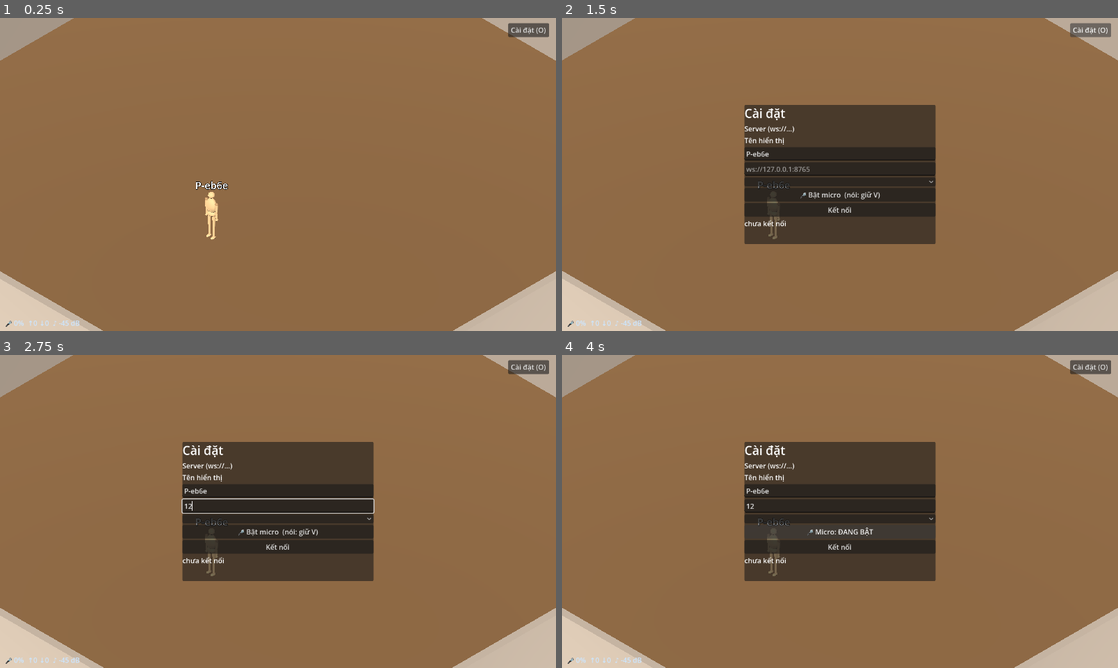
Above: before the commit, frames 1-4 (two rows, left to right).
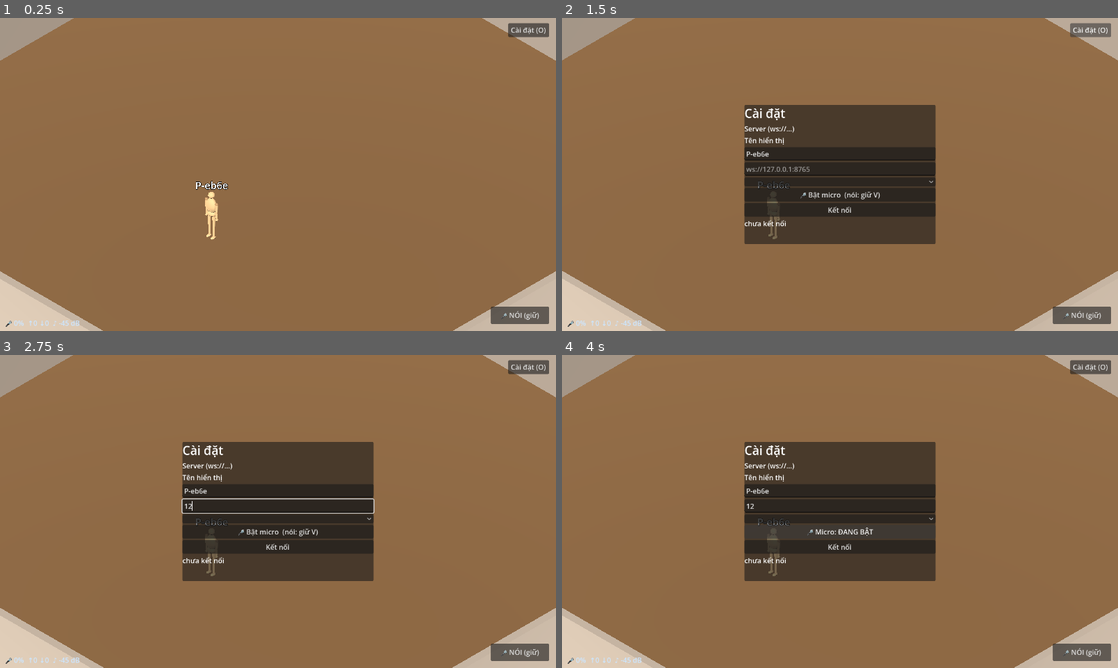
Above: after the commit, the same moments.

Repository: hieubqdsm/crime-in-clock-tower
Game: Godot game, scene res://scenes/main/Main.tscn
Same seed, same stepped clock (60 frames per second), same inputs: the game is played once before the commit and once after it.
Inputs (mouse positions are in pixels of both pictures, inside the frame that each line leads up to):
- Up to frame 1 (0.25 s): no input
- Up to frame 2 (1.5 s): click (1084, 315) at 0.5 s, where only the run after the commit has a clickable "🎤 NÓI (giữ)"; click "Cài đặt (O)" at 1.25 s
- Up to frame 3 (2.75 s): click (278, 505) at 2.02 s; type "12" at 2.1 s
- Up to frame 4 (4 s): click "🎤 Bật micro (nói: giữ V)" at 2.75 s; click "🎤 Micro: ĐANG BẬT" at 3.5 s

The runs differ from the first frame. In frame 1, 0.6% of the frame differs, in the area x 88-99%, y 92-98%; in frame 2, 0.6%; in frame 3, 0.6%; in frame 4, 0.6%.
Error in both runs: Invalid call. Nonexistent function 'get_frames' in base 'AudioEffectCapture'. (res://scenes/net/voice_capture.gd:283)

Commit message:
F-004: on-screen hold-to-talk button (bottom-right, mirrors V key) — mouse hold + V both gate transmit

Diff:
--- a/scenes/main/OptionsUI.tscn
+++ b/scenes/main/OptionsUI.tscn
@@ -17,6 +17,18 @@
 offset_right = -16.0
 offset_bottom = 44.0
 text = "Cài đặt (O)"
+
+[node name="TalkBtn" type="Button" parent="."]
+anchors_preset = 3
+anchor_left = 1.0
+anchor_top = 1.0
+anchor_right = 1.0
+anchor_bottom = 1.0
+offset_left = -150.0
+offset_top = -56.0
+offset_right = -16.0
+offset_bottom = -16.0
+text = "🎤 NÓI (giữ)"
 
 [node name="Panel" type="PanelContainer" parent="."]
 anchors_preset = 8
@@ -76,5 +88,7 @@
 
 [connection signal="pressed" from="Panel/VBox/ConnectBtn" to="." method="_on_connect_pressed"]
 [connection signal="pressed" from="GearBtn" to="." method="_on_gear_pressed"]
+[connection signal="button_down" from="TalkBtn" to="." method="_on_talk_down"]
+[connection signal="button_up" from="TalkBtn" to="." method="_on_talk_up"]
 [connection signal="pressed" from="Panel/VBox/MicBtn" to="." method="_on_mic_pressed"]
 [connection signal="item_selected" from="Panel/VBox/MicOption" to="." method="_on_mic_option_selected"]
--- a/scenes/main/main.gd
+++ b/scenes/main/main.gd
@@ -39,6 +39,7 @@
 	_options.mic_toggle_requested.connect(_on_mic_toggle)
 	_options.disconnect_requested.connect(_on_disconnect)
 	_options.mic_selected.connect(_on_mic_selected)
+	_options.talk_held.connect(_on_talk_held)
 
 
 func _process(_delta: float) -> void:
@@ -113,8 +114,12 @@
 	(_remote_players[id].get_node("NameLabel") as Label3D).text = pname
 
 
+func _on_talk_held(held: bool) -> void:
+	_talk_held = held
+
+
 func _on_voice_captured(pcm: PackedByteArray) -> void:
-	if _net.connected and Input.is_physical_key_pressed(KEY_V):
+	if _net.connected and (_talk_held or Input.is_physical_key_pressed(KEY_V)):
 		_net.send_voice(pcm)
 
 
@@ -126,6 +131,7 @@
 
 
 var _mic_ids: Array = []
+var _talk_held := false
 
 
 func _on_mic_selected(index: int) -> void:
--- a/scenes/main/options_ui.gd
+++ b/scenes/main/options_ui.gd
@@ -8,6 +8,7 @@
 signal disconnect_requested
 signal mic_toggle_requested
 signal mic_selected(index: int)
+signal talk_held(held: bool)   # UI push-to-talk (mouse hold on TalkBtn)
 
 const DEFAULT_URL := "ws://127.0.0.1:8765"   # not localhost: webviews may
                                              # resolve ::1 while the room
@@ -19,6 +20,7 @@
 @onready var _name_edit: LineEdit = $Panel/VBox/NameEdit
 @onready var _mic_btn: Button = $Panel/VBox/MicBtn
 @onready var _mic_option: OptionButton = $Panel/VBox/MicOption
+@onready var _talk_btn: Button = $TalkBtn
 @onready var _connect_btn: Button = $Panel/VBox/ConnectBtn
 @onready var _status: Label = $Panel/VBox/Status
 
@@ -82,6 +84,16 @@
 		Color(0.6, 1.0, 0.6) if ok else Color(1.0, 0.6, 0.5))
 
 
+func _on_talk_down() -> void:
+	_talk_btn.modulate = Color(0.5, 1.0, 0.5)
+	talk_held.emit(true)
+
+
+func _on_talk_up() -> void:
+	_talk_btn.modulate = Color.WHITE
+	talk_held.emit(false)
+
+
 func _on_gear_pressed() -> void:
 	_open(not is_open())
 
